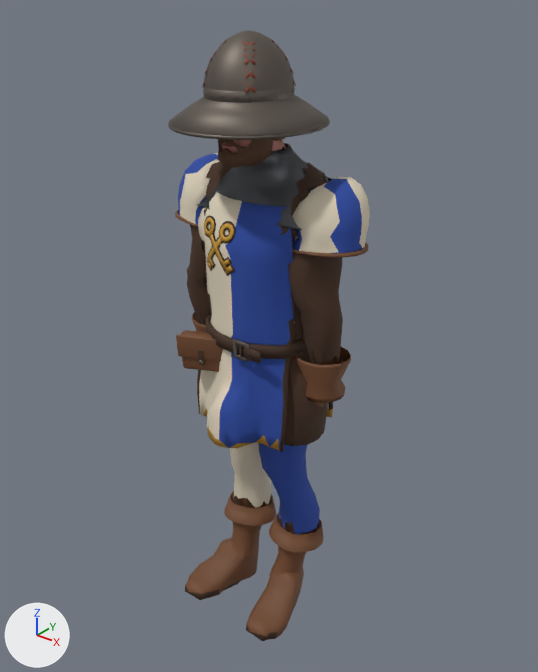
The glTF model public/models/rustningar/guard.glb: old version first, new version second.
Both versions are drawn from a 50 mm lens placed at (1.339, -1.658, 2.071), pointed at (0.012, 0.002, 1.042). Every picture has the same lights, and +X, +Y and +Z are marked at lower left. The first picture is the older version. Vertices at exactly the same position are counted once.

Objects in the first picture: 'SM_guard_Hjalm', 'SM_guard_Kropp'.
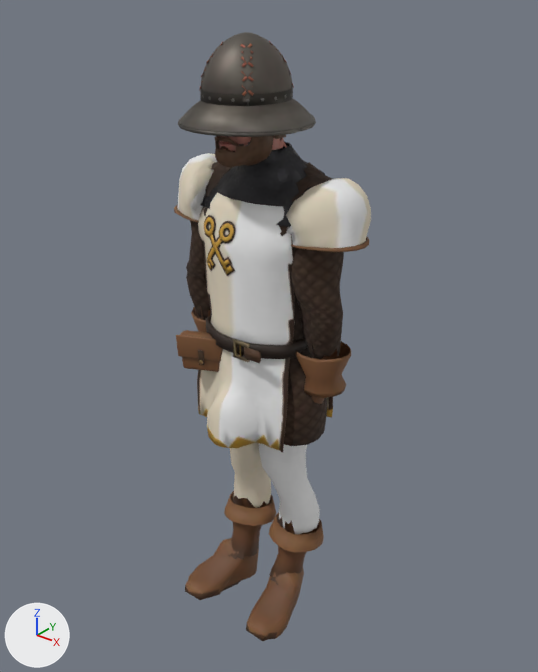
What differs and where, as boxes (x1, y1, x2, y2) in the pictures (538 x 672 px; the box of a moved part takes in the faces that stretch with it):
'SM_guard_Kropp', reshaped
    before: (175, 138, 370, 641)
    after: (174, 135, 371, 641)
'SM_guard_Hjalm', reshaped (15% narrower)
    before: (168, 30, 330, 140)
    after: (178, 32, 316, 137)
part 1 of me_sm_guard_kropp_001, moved or reshaped
    before: (175, 138, 370, 633)
    after: (174, 135, 371, 595)
part 2 of me_sm_guard_kropp_001, edited (looks the same)
    both: (198, 193, 329, 508)
part 3 of me_sm_guard_kropp_001, recoloured (blue to grey)
    both: (219, 203, 320, 534)
part 4 of me_sm_guard_kropp_001, recoloured
    both: (186, 331, 322, 636)
part 5 of me_sm_guard_kropp_001, recoloured
    both: (185, 207, 333, 640)
part 6 of me_sm_guard_kropp_001, recoloured
    before: (219, 147, 327, 199)
    after: (219, 162, 326, 198)
part 7 of me_sm_guard_kropp_001, edited (looks the same)
    both: (204, 163, 327, 446)
part 8 of me_sm_guard_kropp_001, recoloured
    both: (199, 338, 250, 364)
part 9 of me_sm_guard_hjalm, rebuilt (14% narrower)
    before: (169, 30, 329, 136)
    after: (178, 32, 315, 133)
part 10 of me_sm_guard_hjalm, rebuilt
    before: (204, 85, 294, 103)
    after: (201, 88, 292, 106)
part 11 of me_sm_guard_hjalm, rebuilt (15% narrower, 19% shorter)
    before: (168, 120, 330, 140)
    after: (178, 121, 316, 137)
part 12 of me_sm_guard_hjalm, deleted
    before: (211, 41, 295, 99)
part 13 of me_sm_guard_hjalm, built on
    before: (203, 40, 256, 93)
    after: (200, 42, 293, 102)

What changed in the scene script:
```text
Add mat_mat_guard_utrustning:
    mat_mat_guard_utrustning = bpy.data.materials.new('MAT_guard_Utrustning')
    # uses the picture img_t_guard_c
    # uses the picture img_t_guard_n
    # uses the picture img_t_guard_orm
Add mat_mat_guard_utrustning_lag:
    mat_mat_guard_utrustning_lag = bpy.data.materials.new('MAT_guard_Utrustning_Lag')
    # uses the picture img_t_guard_c
    # uses the picture img_t_guard_n
    # uses the picture img_t_guard_orm
Change me_sm_guard_kropp_001:
    remove me_sm_guard_kropp_001.from_pydata(...)  # 8957 vertices, 15827 faces; spans x -0.34..0.34, y -0.25..0.19, z 0.0..1.85
    add me_sm_guard_kropp_001.from_pydata(...)  # 9196 vertices, 15926 faces; spans x -0.34..0.34, y -0.25..0.19, z 0.0..1.87
    me_sm_guard_kropp_001 part 1: 448 vertices moved within x -0.33..0.33, y -0.23..0.14, z 0.05..1.8; 4470 vertices removed from x -0.34..0.34, y -0.23..0.18, z 0.02..1.85; 4620 vertices added at x -0.34..0.34, y -0.23..0.18, z 0.04..1.87
    me_sm_guard_kropp_001 part 2: 860 faces spanning x -0.18..0.18, y -0.23..0.19, z 0.3..1.5 switch from mat_mat_stadsvakt_tyg_vit__s (pale yellow #ddd2bb) to mat_mat_guard_utrustning
    me_sm_guard_kropp_001 part 3: 877 faces spanning x -0.29..0.18, y -0.23..0.19, z 0.28..1.5 switch from mat_mat_stadsvakt_tyg_bla__s (blue #2b4aa0) to mat_mat_guard_utrustning_lag
    me_sm_guard_kropp_001 part 4: 781 faces spanning x -0.21..0.21, y -0.25..0.13, z 0.0..1.07 switch from mat_mat_stadsvakt_lader_brun__s (brown #6f4629) to mat_mat_guard_utrustning
    me_sm_guard_kropp_001 part 5: 1048 faces spanning x -0.23..0.23, y -0.25..0.17, z 0.0..1.5 switch from mat_mat_stadsvakt_lader_mork__s (brown #3f2818) to mat_mat_guard_utrustning
    me_sm_guard_kropp_001 part 6: 74 faces spanning x -0.21..0.18, y -0.12..0.16, z 1.45..1.64 switch from mat_mat_stadsvakt_ringbrynja__s (dark grey #5a5c60) to mat_mat_guard_utrustning
    me_sm_guard_kropp_001 part 7: 349 faces spanning x -0.23..0.23, y -0.2..0.16, z 0.76..1.59 switch from mat_mat_stadsvakt_vaddering__s (brown #4a3324) to mat_mat_guard_utrustning
    me_sm_guard_kropp_001 part 8: 134 faces spanning x -0.11..0.08, y -0.19..-0.17, z 0.98..1.1 switch from mat_mat_stadsvakt_metall_massing__s (dark grey #6e665e) to mat_mat_guard_utrustning
    other edits to the shape of me_sm_guard_kropp_001 do not show in these pictures
    remove me_sm_guard_kropp_001.materials.append(mat_mat_stadsvakt_tyg_guld__s)  # orange #c99a36
    remove me_sm_guard_kropp_001.materials.append(mat_mat_stadsvakt_har__s)  # brown #5c3d26
Change me_sm_guard_hjalm:
    remove me_sm_guard_hjalm.from_pydata(...)  # 1836 vertices, 3152 faces; spans x -0.212..0.212, y -0.296..0.162, z 1.705..1.941
    remove me_sm_guard_hjalm.materials.append(mat_mat_stadsvakt_metall_hjalm__s)  # dark grey #6e665e
    remove me_sm_guard_hjalm.materials.append(mat_mat_stadsvakt_lader_snore__s)  # brown #8e3f2a
    remove me_sm_guard_hjalm.materials.append(mat_mat_stadsvakt_lader_mork__s)  # brown #3f2818
    add me_sm_guard_hjalm.from_pydata(...)  # 1792 vertices, 3064 faces; spans x -0.181..0.181, y -0.269..0.114, z 1.706..1.937
    me_sm_guard_hjalm part 9: the loose piece of 707 vertices spanning x -0.209..0.209, y -0.294..0.159, z 1.713..1.941 is rebuilt with 682 vertices and now spans x -0.179..0.179, y -0.268..0.113, z 1.713..1.937, in mat_mat_guard_utrustning
    me_sm_guard_hjalm part 10: the loose piece of 160 vertices spanning x -0.113..0.113, y -0.197..0.062, z 1.775..1.808 is rebuilt with 160 vertices and now spans x -0.115..0.115, y -0.206..0.051, z 1.768..1.801, in mat_mat_guard_utrustning
    me_sm_guard_hjalm part 11: the loose piece of 153 vertices spanning x -0.212..0.212, y -0.296..0.162, z 1.705..1.716 is rebuilt with 148 vertices and now spans x -0.181..0.181, y -0.269..0.114, z 1.706..1.718, in mat_mat_guard_utrustning
    me_sm_guard_hjalm part 12: 27 loose pieces with 224 vertices, spanning x -0.114..0.114, y -0.198..0.064, z 1.787..1.919, are deleted
    me_sm_guard_hjalm part 13: 1 vertex moved within x -0.076, y -0.163, z 1.794; 129 vertices removed from x -0.086..0.092, y -0.172..0.037, z 1.779..1.924; 343 vertices added at x -0.116..0.116, y -0.206..0.051, z 1.772..1.918
    other edits to the shape of me_sm_guard_hjalm do not show in these pictures
    add me_sm_guard_hjalm.materials.append(mat_mat_guard_utrustning)
```
